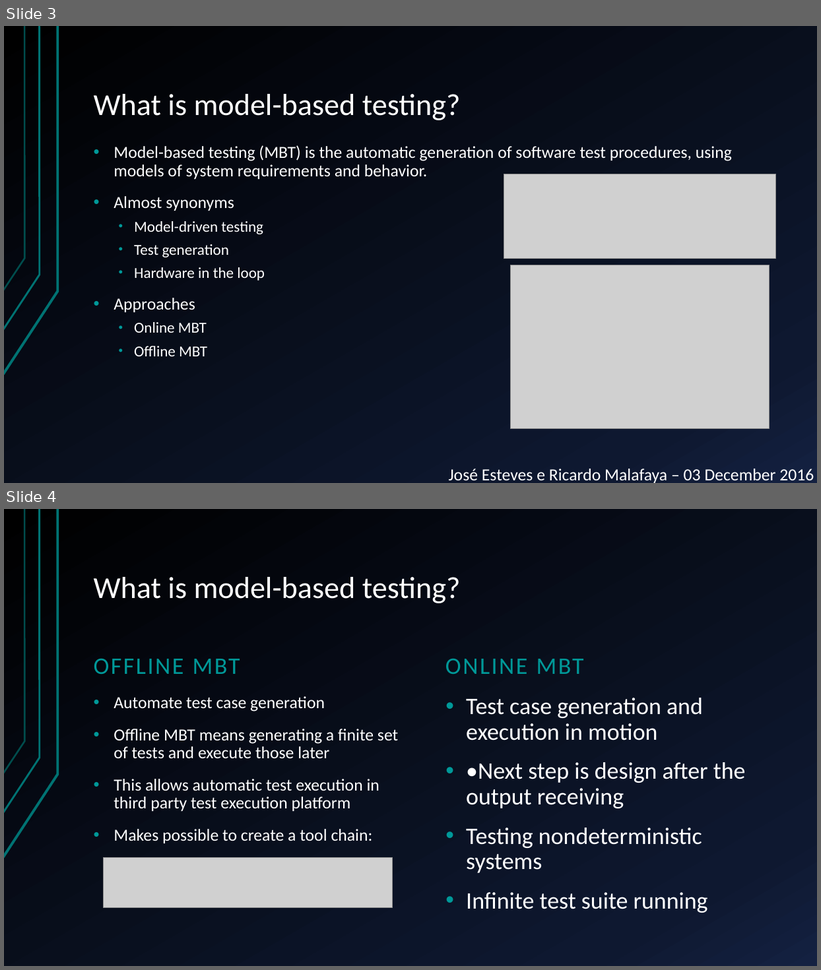
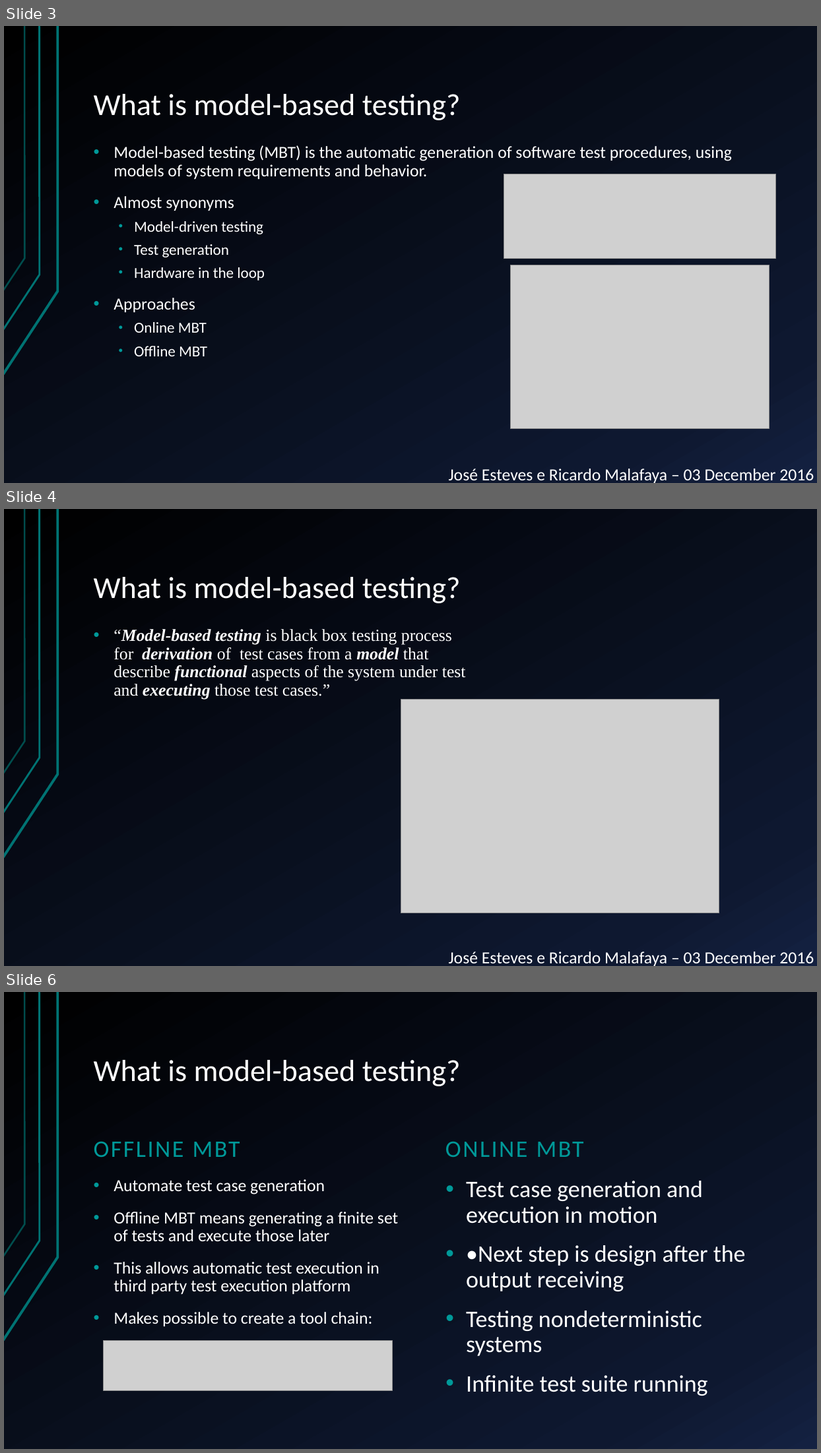
Before and after one commit to JGEsteves89/FEUP-MESW-TVVS-MBT, a slide deck: Presentation.pptx. Shown one above the other, each under a label of ours: slides 3 and 4 before the commit, slides 3, 4 and 6 after it; the slides between them are not shown. The pictures are 821x970 and 821x1453 pixels, drawn with LibreOffice and Linux fonts; fonts in the diff are those of the drawing; grey boxes stand for pictures. Boxes give left, top, right and bottom in pixels: in the first picture for what was removed or moved away, otherwise in the second. Text is boxed around its words. In the diff, an @@ line names an element or a change of style, - is before the commit and + after.

```diff
--- a/Presentation.pptx
+++ b/Presentation.pptx
@@ slide 4 added at [4, 509, 817, 966], background gradient #000000 to #0F1931 to #142242; not listed: 3 template elements that a slide beside it also shows @@
@@ title added at [94, 577, 461, 603], 36 pt, text #FFFFFF @@
+What is model-based testing?
@@ text added at [114, 629, 466, 700], 20 pt, text #FFFFFF @@
+• “Model-based testing is black box testing process
+  for derivation of test cases from a model that
+  describe functional aspects of the system under test
+  and executing those test cases.”
@@ picture added at [401, 699, 719, 914] @@
@@ text added at [449, 952, 814, 966], 20 pt, text #FFFFFF @@
+José Esteves e Ricardo Malafaya – 03 December 2016
@@ what was slide 4 is now slide 6 @@
```
Also in this commit, not shown: 3 slides changed, 1 other slide added.
